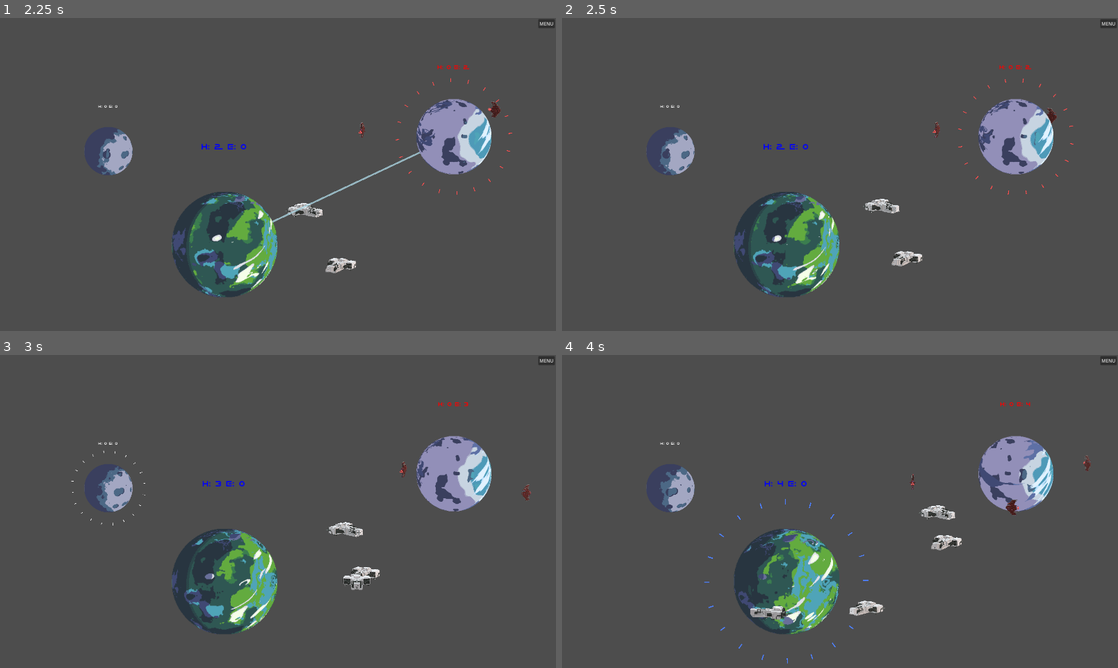
Above: before the commit, frames 1-4 (two rows, left to right).
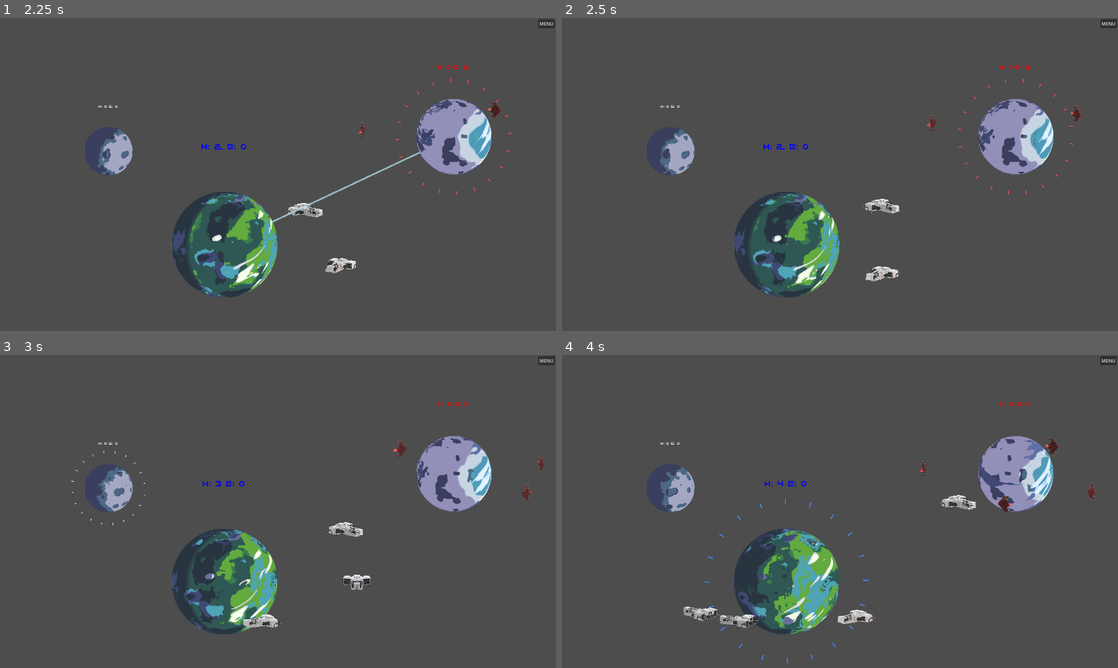
Above: after the commit, the same moments.

Repository: Alex-M-C/Game_jam_42_MIG_2025
Game: Godot game, scene res://Scenes/menu.tscn
Two runs of this game, one before a commit and one after it. Both use one fixed random seed, a clock stepped at 60 frames per second and the inputs below.
Inputs (mouse positions are in pixels of both pictures, inside the frame that each line leads up to):
- Up to frame 1 (2.25 s): click "PLAY" at 0.5 s; move the mouse to (222, 243) at 1.27 s; click (222, 243) at 1.42 s; move the mouse to (455, 136) at 2.02 s; click (455, 136) at 2.17 s
- Up to frame 2 (2.5 s): no input
- Up to frame 3 (3 s): move the mouse to (105, 486) at 2.77 s; click (105, 486) at 2.92 s
- Up to frame 4 (4 s): move the mouse to (812, 574) at 3.52 s; click (812, 574) at 3.67 s

Frame 1 is identical in both runs. In frame 2, 0.5% of the frame differs, in the area x 54-94%, y 28-85%; in frame 3, 0.4%; in frame 4, 1.7%, in the area x 21-97%, y 26-88%.

Commit message:
solo scripts

Diff:
--- a/game_jam_42_mig_2025/Scripts/game_manager.gd
+++ b/game_jam_42_mig_2025/Scripts/game_manager.gd
@@ -1,21 +1,20 @@
 extends Node2D
-var line : Line2D
-@export var planets : Array [Node2D] = []
-var start_position : Vector2
-var end_position : Vector2
-var is_drawing : bool = false
-var valid_area : Area2D = null  # Última área seleccionada
-var is_over_area : bool = false  # Indica si el ratón está sobre un área válida
+@export var planets: Array[Node2D] = []
+var start_position: Vector2
+var end_position: Vector2
+var is_drawing: bool = false
+var valid_area: Area2D = null  # Última área seleccionada
+var is_over_area: bool = false  # Indica si el ratón está sobre un área válida
+var line: Line2D
 func _ready():
 	# Crear la línea que será usada para dibujar
 	line = Line2D.new()
 	add_child(line)
 	line.default_color = Color(0.678, 0.847, 0.901, 0.75)
 	line.width = 6
-
 	var areas: Array[Area2D] = []
 	for node in planets:
-		var area : Area2D = node.get_node("Area2D")  # Busca el Area2D dentro de cada nodo
+		var area: Area2D = node.get_node("Area2D")  # Busca el Area2D dentro de cada nodo
 		if area:
 			areas.append(area)
 	for area in areas:
@@ -44,11 +43,17 @@
 			line.add_point(end_position)
 			await get_tree().create_timer(0.1).timeout
 			line.clear_points()
-			# Por ejemplo, obtenemos todas las naves del planeta de origen
-			for ship in get_tree().get_nodes_in_group("spaceships"):
-				# Si la nave pertenece al planeta origen, iniciar el viaje
-				# Aquí debes determinar si la nave debe viajar y posiblemente reparentarla
-				ship.travel_to(area_center)
+			# Obtener el nodo del planeta de origen
+			var origin_planet = valid_area.get_parent()
+			# Enviar solo la mitad de las naves
+			var ships_to_send = []
+			for ship in origin_planet.get_children():
+				if ship.is_in_group("spaceships") and ship.faction == 1:  # Solo enviar naves de la facción 1 (propias)
+					ships_to_send.append(ship)
+			var half_ships = ships_to_send.size() / 2
+			for j in range(half_ships):
+				var ship = ships_to_send[j]
+				ship.travel_to(area_center, area.get_parent())  # Pasa la posición y el planeta de destino
 			is_drawing = false
 			valid_area = null
 			is_over_area = false
--- a/game_jam_42_mig_2025/Scripts/planet.gd
+++ b/game_jam_42_mig_2025/Scripts/planet.gd
@@ -1,24 +1,18 @@
 extends Node2D
-
 const area_size = 100.0
 const radius = 150.0
 var is_active = false
 var angle_offset = 0.0
 var i : int = 0
-
 var in_battle: bool = false
-
 @onready var collision_shape: CollisionShape2D = $Area2D/CollisionShape2D
 @onready var animated_sprite: AnimatedSprite2D = $AnimatedSprite2D
 @onready var label = $Label
-
 @export var spaceship_scene: PackedScene
 @export var spawn_time: float = 5.0
 @export var poblation: int = 42
 @export var planet_status: int
-
 var timer: Timer
-
 func _ready():
 	var new_shape = CircleShape2D.new()
 	new_shape.radius = area_size
@@ -26,26 +20,22 @@
 
 	animated_sprite.play(get_node(".").name)
 	_update_label_color()
-
 	timer = Timer.new()
 	timer.wait_time = spawn_time
 	timer.autostart = true
 	timer.one_shot = false
 	timer.timeout.connect(_on_timer_timeout)
 	add_child(timer)
-
 	if planet_status == 1 or planet_status == 2:
 		var new_spaceship = spaceship_scene.instantiate()
 		new_spaceship.faction = planet_status
 		add_child(new_spaceship)
 		i = 1
-
 func _process(delta):
 	angle_offset += delta * 2.0
 	queue_redraw()
 	_update_spaceship_count()
 	_check_for_battle()
-
 func _draw():
 	if is_active:
 		var line_color = Color(1, 1, 1)
@@ -61,7 +51,6 @@
 			var start_pos = Vector2(cos(angle), sin(angle)) * (radius - 5)
 			var end_pos = Vector2(cos(angle), sin(angle)) * (radius + 5)
 			draw_line(start_pos, end_pos, line_color, 2)
-
 func _update_label_color():
 	if planet_status == 0:
 		label.add_theme_color_override("font_color", Color(255, 255, 255))  # Neutral
@@ -71,29 +60,25 @@
 		label.add_theme_color_override("font_color", Color(255, 0, 0))  # Enemigos
 	elif planet_status == 3:
 		label.add_theme_color_override("font_color", Color(255, 255, 0))  # Combate (amarillo)
-
 func _update_spaceship_count():
 	var ships = get_children().filter(func(ship): return ship is Node2D and ship.is_in_group("spaceships"))
 	var count_human = ships.filter(func(ship): return ship.faction == 1).size()
 	var count_enemy = ships.filter(func(ship): return ship.faction == 2).size()
 	label.text = "H: " + str(count_human) + " E: " + str(count_enemy)
-
 	if count_human == 0 and count_enemy == 0:
 		planet_status = 0
 		_update_label_color()
-
 func _check_for_battle():
 	var ships = get_children().filter(func(ship): return ship is Node2D and ship.is_in_group("spaceships"))
 	var human_ships = ships.filter(func(ship): return ship.faction == 1)
 	var enemy_ships = ships.filter(func(ship): return ship.faction == 2)
-
 	if human_ships.size() > 0 and enemy_ships.size() > 0:
 		if not in_battle:
 			in_battle = true
 			timer.stop()
-			planet_status = 3  # 🔥 Se pone en estado de combate (amarillo)
+			planet_status = 3  # Estado de combate (amarillo)
 			_update_label_color()
-			print("🔥 Batalla iniciada: generación de naves pausada.")
+			print(" Batalla iniciada: generación de naves pausada.")
 
 		await get_tree().create_timer(0.5).timeout
 		if human_ships.size() > 0 and is_instance_valid(human_ships[0]):
@@ -103,46 +88,49 @@
 	else:
 		if in_battle:
 			in_battle = false
-			_decide_new_owner()  # 🔥 Cambia el dueño del planeta si hay ganador
+			_decide_new_owner()
 			if _can_generate_more_ships():
 				timer.start()
-			print("✅ Batalla terminada: nuevo dueño del planeta.")
-
+			print(":marca_de_verificación_blanca: Batalla terminada: nuevo dueño del planeta.")
+		else:
+			# Si el planeta es neutral y hay naves de una facción, tomar el planeta sin combate
+			if planet_status == 0:
+				if human_ships.size() > 0 and enemy_ships.size() == 0:
+					planet_status = 1  # Humanos toman el planeta
+					_update_label_color()
+					print(" Humanos han tomado un planeta neutral.")
+				elif enemy_ships.size() > 0 and human_ships.size() == 0:
+					planet_status = 2  # Enemigos toman el planeta
+					_update_label_color()
+					print(" Enemigos han tomado un planeta neutral.")
 func _decide_new_owner():
 	var ships = get_children().filter(func(ship): return ship is Node2D and ship.is_in_group("spaceships"))
 	var count_human = ships.filter(func(ship): return ship.faction == 1).size()
 	var count_enemy = ships.filter(func(ship): return ship.faction == 2).size()
-
-	if count_human > 0:
-		planet_status = 1  # 🔵 Humanos ganan el planeta
-	elif count_enemy > 0:
-		planet_status = 2  # 🔴 Enemigos ganan el planeta
+	if count_human > 0 and count_enemy == 0:
+		planet_status = 1  # Humanos ganan el planeta
+	elif count_enemy > 0 and count_human == 0:
+		planet_status = 2  # Enemigos ganan el planeta
 	else:
-		planet_status = 0  # ⚪ Neutral
-
+		planet_status = 0  # Neutral
 	_update_label_color()
-	i = 0  # 🔄 Reseteamos la cantidad de naves generadas
-	print("🏆 Nuevo dueño del planeta:", planet_status)
-
+	i = 0  # Reiniciar la cantidad de naves generadas
+	print(" Nuevo dueño del planeta:", planet_status)
 func _on_timer_timeout():
 	if planet_status == 0 or planet_status == 3 or i >= poblation or in_battle or not _can_generate_more_ships():
-		print("🚫 Generación de naves bloqueada.")
+		print(" Generación de naves bloqueada.")
 		return
-
 	var new_spaceship = spaceship_scene.instantiate()
 	new_spaceship.faction = planet_status
 	add_child(new_spaceship)
 	i += 1
-	print("🛸 Nave generada para el equipo", planet_status, "- Total:", i)
-
+	print(" Nave generada para el equipo", planet_status, "- Total:", i)
 func _can_generate_more_ships() -> bool:
 	var ships = get_children().filter(func(ship): return ship is Node2D and ship.is_in_group("spaceships"))
-	return ships.size() < poblation  # ✅ Si hay menos naves que el máximo, se pueden generar más.
-
+	return ships.size() < poblation  # :marca_de_verificación_blanca: Si hay menos naves que el máximo, se pueden generar más.
 func _on_area_2d_mouse_entered() -> void:
 	is_active = true
 	queue_redraw()
-
 func _on_area_2d_mouse_exited() -> void:
 	is_active = false
 	queue_redraw()
--- a/game_jam_42_mig_2025/Scripts/spaceship.gd
+++ b/game_jam_42_mig_2025/Scripts/spaceship.gd
@@ -65,10 +65,13 @@
 # Función para iniciar el viaje hacia una posición destino
 func travel_to(dest: Vector2, new_planet: Node = null) -> void:
 	destination = dest
-	target_planet = new_planet
+	target_planet = new_planet  # Guardamos el planeta destino
 	is_traveling = true
-	# Desanexa la nave del planeta actual (suponiendo que GlobalShips es un nodo para naves en tránsito)
+	# Desanexa la nave del planeta actual y la mueve al grupo de tránsito
 	var global_container = get_tree().get_root().get_node("GlobalShips")
 	if global_container:
-		get_parent().remove_child(self)
+		if get_parent() != null:
+			get_parent().remove_child(self)
+		else:
+			print("El nodo no tiene un padre.")
 		global_container.add_child(self)
